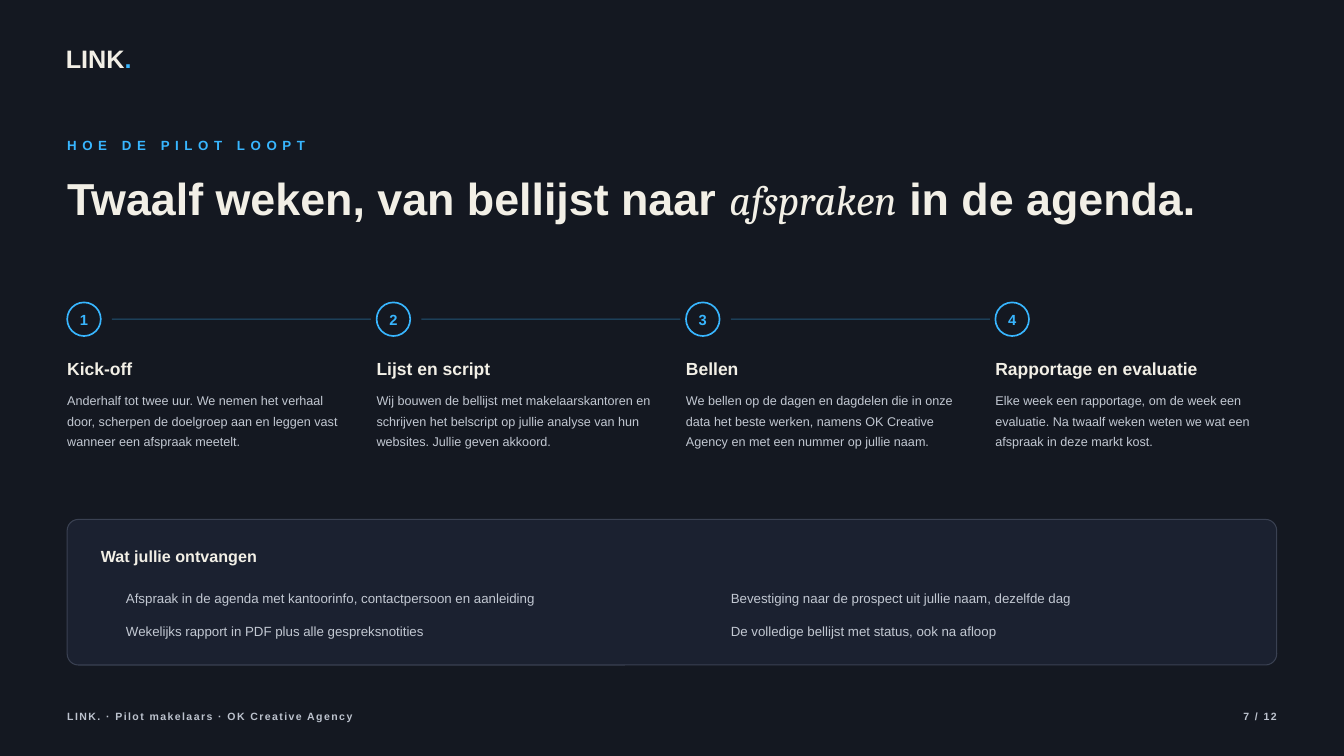
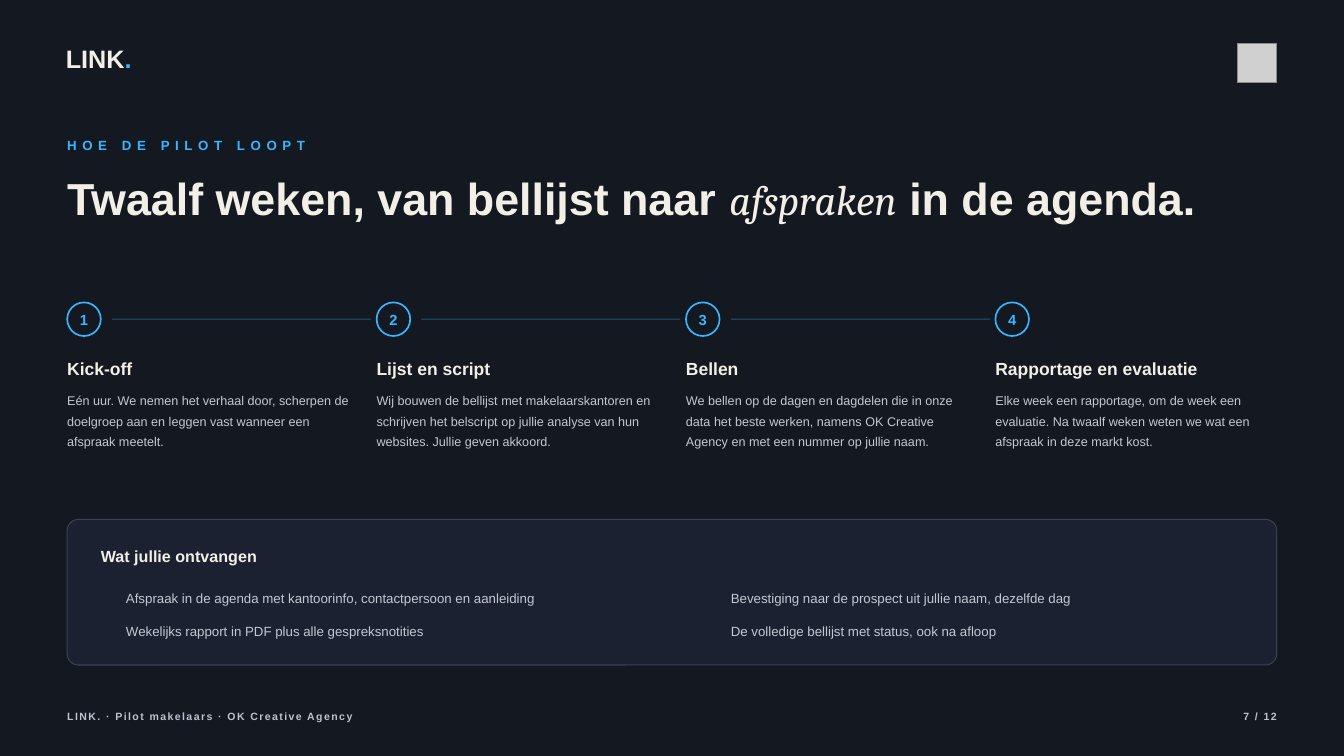
Before and after one commit to hens-lang/Test, a slide deck: slide 7 of output/LINK. pilotvoorstel OK Creative Agency.pptx. Drawn at 1344x756 pixels with LibreOffice and Linux fonts; fonts in the diff are those of the drawing; grey boxes stand for pictures; background and template pictures are left out. Boxes give left, top, right and bottom in pixels: in the first picture for what was removed or moved away, otherwise in the second. Text is boxed around its words. In the diff, an @@ line names an element or a change of style, - is before the commit and + after.

```diff
--- a/output/LINK. pilotvoorstel OK Creative Agency.pptx
+++ b/output/LINK. pilotvoorstel OK Creative Agency.pptx
@@ picture added at (1238, 43, 1277, 83) @@
@@ text at (67, 395, 349, 449): text changed @@
-Anderhalf tot twee uur. We nemen het verhaal door, scherpen de doelgroep aan en leggen vast wanneer een afspraak meetelt.
+Eén uur. We nemen het verhaal door, scherpen de doelgroep aan en leggen vast wanneer een afspraak meetelt.
```
Also in this commit, not shown: 11 other slides changed, 18 other files.
